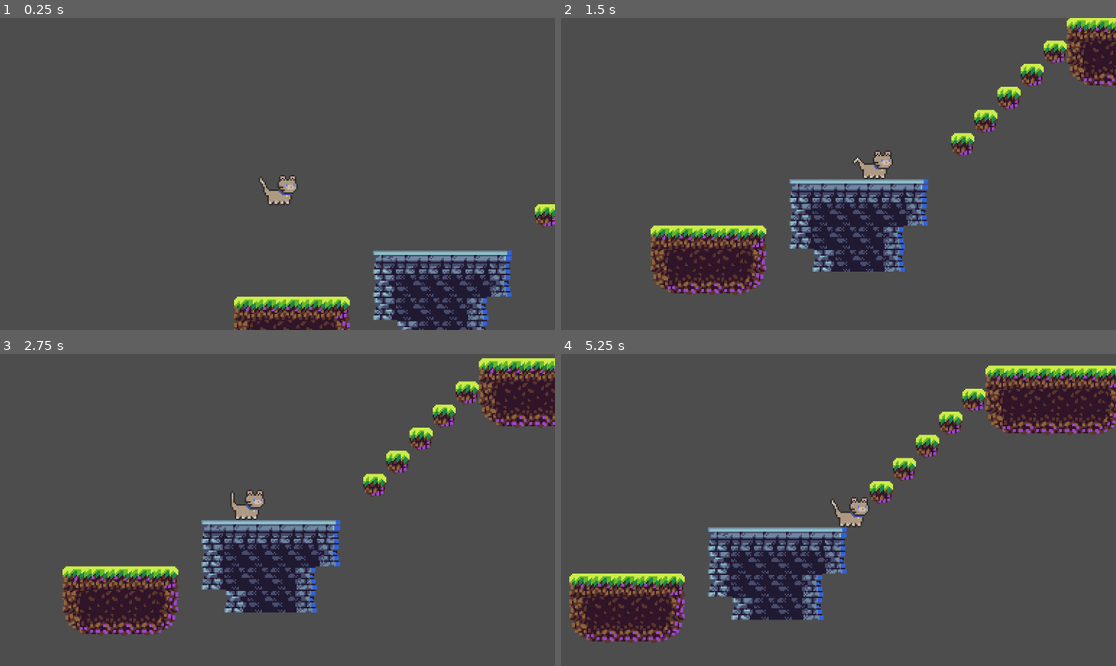
Above: before the commit, frames 1-4 (two rows, left to right).
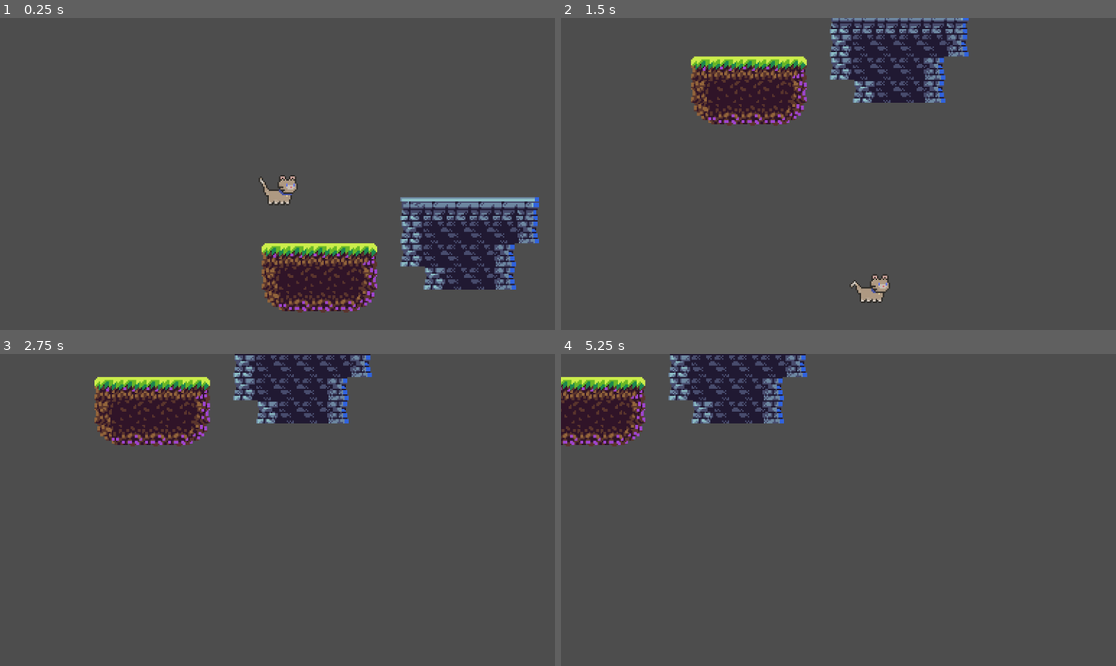
Above: after the commit, the same moments.

Repository: Devin-V/Test-Project
Game: Godot game, scene res://scenes/game.tscn
Two runs of this game, one before a commit and one after it. Both use one fixed random seed, a clock stepped at 60 frames per second and the inputs below.
Inputs:
- Up to frame 1 (0.25 s): no input
- Up to frame 2 (1.5 s): tap Enter (ui_accept) at 0.5, 0.77 s; hold Right (ui_right) from 0.53 s (still down)
- Up to frame 3 (2.75 s): tap Enter (ui_accept) at 1.52 s; release Right (ui_right) at 2.03 s; hold Left (ui_left) from 2.03 s (still down)
- Up to frame 4 (5.25 s): release Left (ui_left) at 2.78 s; hold Right (ui_right) 2.78-4.28 s; tap Enter (ui_accept) at 3.02, 3.77, 4.52 s; hold Left (ui_left) 4.28-5.03 s; hold Right (ui_right) from 5.03 s (still down)

The runs differ from the first frame. In frame 1, 15% of the frame differs, in the area x 42-100%, y 57-100%; in frame 2, 24%; in frame 3, 24%; in frame 4, 25%, in the area x 0-100%, y 0-93%.

Commit message:
cat moved

Diff:
--- a/scenes/game.tscn
+++ b/scenes/game.tscn
@@ -106,7 +106,7 @@
 layer_0/tile_data = PackedInt32Array(65534, 0, 0, 65535, 65536, 0, 0, 65536, 0, 1, 65536, 0, 2, 131072, 0, 131071, 6553 …(1735 unchanged characters)…
 
 [node name="cat" parent="." instance=ExtResource("1_2k1h7")]
-position = Vector2(-1, -90)
+position = Vector2(-20, -53)
 
 [node name="Camera2D" type="Camera2D" parent="cat"]
 position = Vector2(-1, -5)
